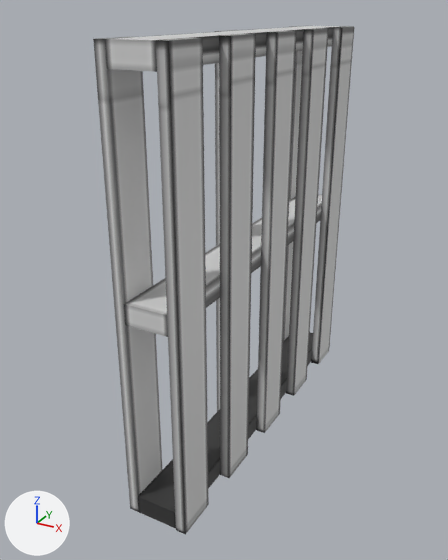
Before and after pictures for a commit that changed the Blender file Assets/Meshes/Buildings/Other/Crate2.blend.
Rendered twice from a 50 mm camera at (1.11, -2.3, 0.97) aimed at (-0.1, -0.11, -0.13). Arrows for +X, +Y and +Z are at lower left; the lights stay in place.
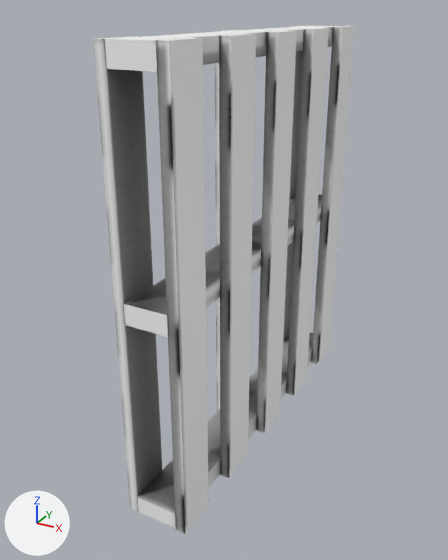
What differs and where, as boxes [x1, y1, x2, y2] in the pictures (448 x 560 px):
'Cube', recoloured
    both: [93, 26, 354, 534]

The edits, one by one:
Picture 'Untitled' (img_untitled) is new.
Material 'Untitled' (mat_untitled) is new.
Its texture is img_untitled.
me_cube_002 has 88 vertices, 66 faces and spans x -0.18..0.14, y -0.98..0.98, z -1.09..1.08.
me_cube_002 no longer uses material mat_template_png (picture img_template_png).
me_cube_002 now uses material mat_untitled (picture img_untitled).
